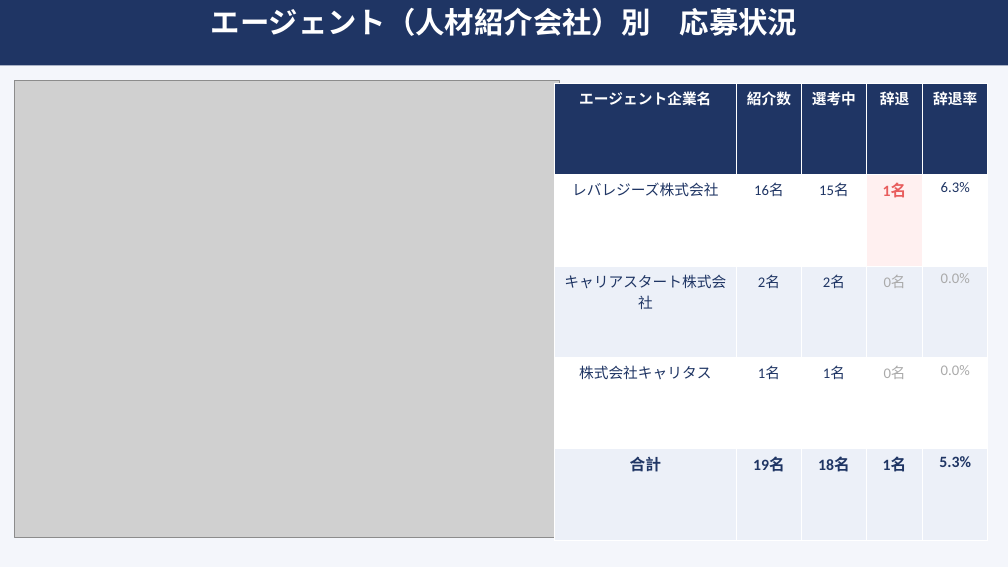
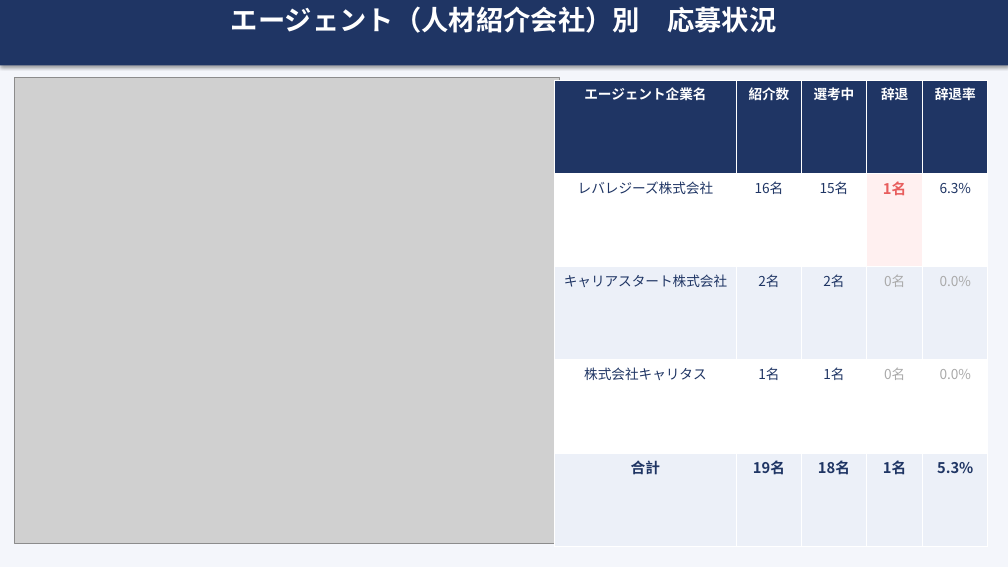
Before and after one commit to syoukaku007-star/daiki, a slide deck: slide 8 of 上位校採用分析レポート_2026_v2.pptx. Drawn at 1008x567 pixels with LibreOffice and Linux fonts; fonts in the diff are those of the drawing; grey boxes stand for pictures. Boxes give left, top, right and bottom in pixels: in the first picture for what was removed or moved away, otherwise in the second. Text is boxed around its words. In the diff, an @@ line names an element or a change of style, - is before the commit and + after.

```diff
--- a/上位校採用分析レポート_2026_v2.pptx
+++ b/上位校採用分析レポート_2026_v2.pptx
@@ rectangle at [0, 0, 1008, 66]: shadow on @@
@@ text in rectangle at [211, 8, 797, 36]: text removed @@
-エージェント（人材紹介会社）別 応募状況
@@ text added at [231, 6, 776, 33], 26 pt, text #FFFFFF, bold @@
+エージェント（人材紹介会社）別 応募状況
@@ picture: place and size @@
-picture at [15, 80, 560, 537]
+picture at [15, 77, 560, 543]
@@ table at [554, 80, 988, 546] @@
@@ size 14 to 13 pt in "エージェント企業名", "紹介数", "選考中", "辞退" and 15 more places @@
@@ font Calibri to Noto Sans CJK JP @@
@@ size 15 to 14 pt in "1名", "合計", "19名", "18名" and 2 more places @@
```
Also in this commit, not shown: 7 other slides changed.
